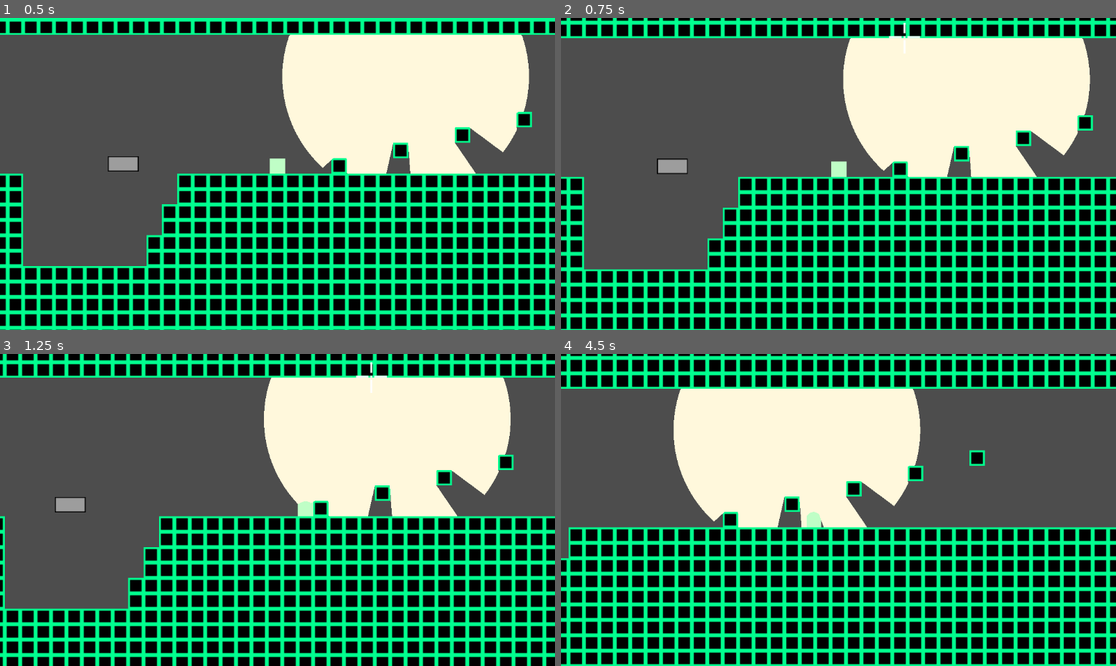
Above: before the commit, frames 1-4 (two rows, left to right).
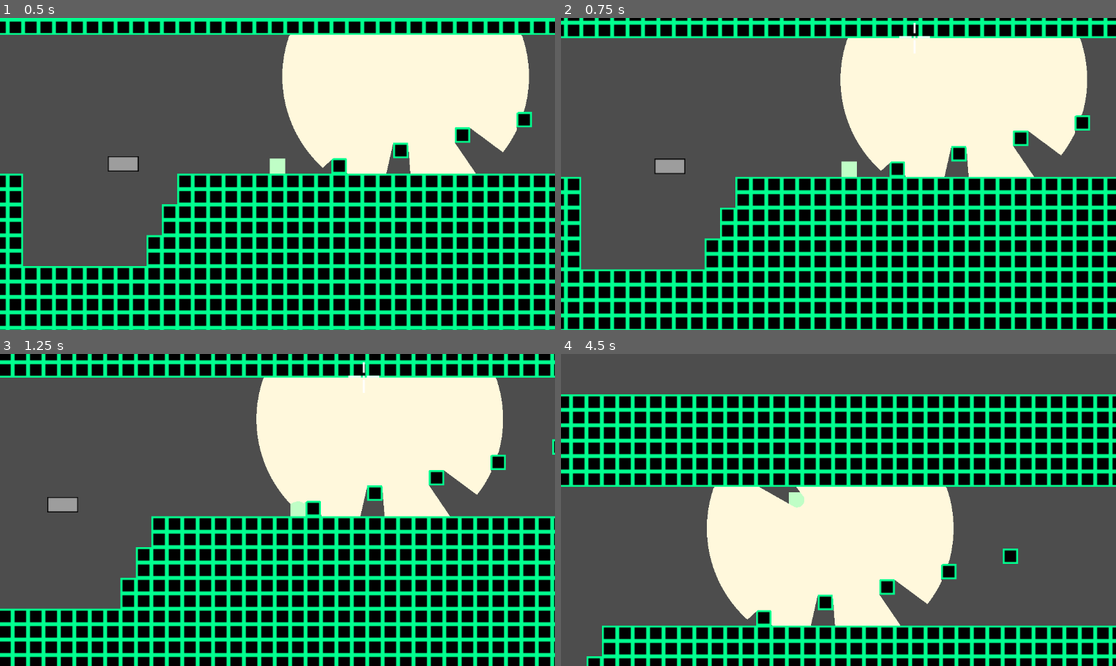
Above: after the commit, the same moments.

Repository: mtthwm/Godot-Platformer
Game: Godot game, scene res://Scenes/PlayerExperimentation.tscn
Two runs of this game, one before a commit and one after it. Both use one fixed random seed, a clock stepped at 60 frames per second and the inputs below.
Inputs:
- Up to frame 1 (0.5 s): no input
- Up to frame 2 (0.75 s): hold D (move_right) from 0.53 s (still down); hold Shift (move_grapple) from 0.53 s (still down)
- Up to frame 3 (1.25 s): keep holding D (move_right); keep holding Shift (move_grapple); tap Space (move_jump) at 0.77 s
- Up to frame 4 (4.5 s): release D (move_right) at 1.28 s; release Shift (move_grapple) at 1.28 s; hold A (move_left) 1.28-2.03 s; tap Shift (move_grapple) at 1.35, 2.85, 4.35 s; tap Space (move_jump) at 1.52, 3.02, 3.77 s; hold Shift (move_grapple) 2.03-2.78 s; hold D (move_right) 2.03-3.53 s; hold Shift (move_grapple) 3.53-4.28 s; hold A (move_left) from 3.53 s (still down)

Frame 1 is identical in both runs. In frame 2, 19% of the frame differs, in the area x 0-99%, y 0-100%; in frame 3, 28%; in frame 4, 85%, in the area x 0-100%, y 0-100%.

Commit message:
Trying a more traditional platformer style

Diff:
--- a/Scenes/PlayerExperimentation.tscn
+++ b/Scenes/PlayerExperimentation.tscn
@@ -88,15 +88,11 @@
 continuous_cd = 1
 lock_rotation = true
 script = ExtResource("1_1pn2c")
-timeToMaxSpeed = 0.75
-tilesPerJump = 4
-inputMaxFullHoldTime = 0.087
 groundCheck = NodePath("GroundChecker")
 leftWallChecker = NodePath("LeftWallChecker")
 rightWallChecker = NodePath("RightWallChecker")
 ceilingChecker = NodePath("CeilingChecker")
 crosshair = NodePath("../Crosshair")
-minGrappleTileLength = 4
 
 [node name="Collider" type="CollisionShape2D" parent="Player"]
 shape = SubResource("CapsuleShape2D_k7fle")
--- a/Script/PlayerMovement.gd
+++ b/Script/PlayerMovement.gd
@@ -136,16 +136,11 @@
 
 	if Input.is_action_pressed("move_right") && !_locked_movement:
 		if !rightWallChecker.isGrounded:
-			if linear_velocity.x < _maxSpeed + groundCheck.measuredVelocity.x:
-				forceToApply.x += horizontalForce;
+			linear_velocity.x = _maxSpeed;
 
 	elif Input.is_action_pressed("move_left") && !_locked_movement:
 		if !leftWallChecker.isGrounded:
-			if linear_velocity.x > -_maxSpeed + groundCheck.measuredVelocity.x:
-				forceToApply.x -= horizontalForce;
-
-	if forceToApply.length() > 0:
-		apply_force(forceToApply);
+			linear_velocity.x = -_maxSpeed;
 
 	if Input.is_action_just_released("move_right") or Input.is_action_just_released("move_left"):
 		linear_velocity.x = 0;
